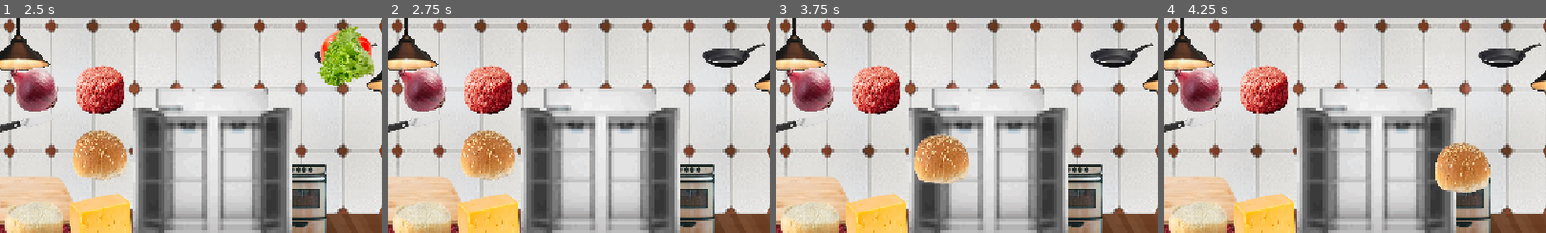
Above: before the commit, frames 1-4 (left to right).
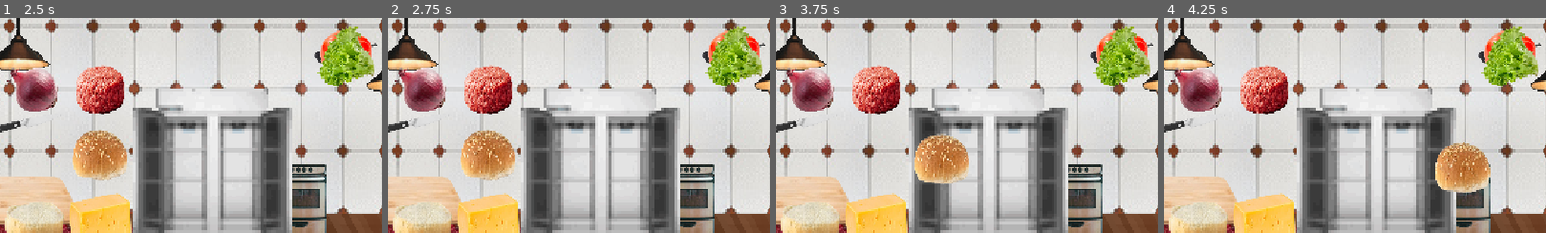
Above: after the commit, the same moments.

Repository: GrossKahn/lemme-cook
Game: Godot game, scene res://scenes/ui/menu.tscn
The game is run twice, just before and just after one commit, with the same random seed, the same clock (stepped at 60 frames per second) and the same inputs.
Inputs (mouse positions are % of the whole screen's width and height, from its top left):
- Up to frame 1 (2.5 s): click "Start" at 0.5 s; tap Enter at 1.25 s; drag from (76, 27) to (24, 50) at 1.27 s; tap Space at 2 s; drag from (24, 50) to (65, 27) at 2.02 s
- Up to frame 2 (2.75 s): no input
- Up to frame 3 (3.75 s): move the mouse to (24, 65) at 2.77 s; click (24, 65) at 2.92 s; tap Enter at 3.5 s; drag from (33, 50) to (59, 53) at 3.52 s
- Up to frame 4 (4.25 s): no input
The pictures show only the part of the screen within x 20-70%, y 18-68%; the shares and areas given below are measured in that part.

Frame 1 is identical in both runs. In frame 2, 3.0% of the frame differs, in the area x 83-98%, y 3-32%; in frame 3, 3.0%; in frame 4, 3.0%.

Commit message:
Expanded Dish Container Logic

Diff:
--- a/scenes/Main.tscn
+++ b/scenes/Main.tscn
@@ -156,7 +156,7 @@
 [node name="GameManager" parent="." unique_id=207368279 instance=ExtResource("7_nxtc6")]
 
 [node name="GameTimer" type="Timer" parent="GameManager" unique_id=222038967]
-wait_time = 15.0
+wait_time = 30.0
 autostart = true
 
 [node name="SubmissionArea" type="Area2D" parent="." unique_id=221692160]
--- a/scripts/DishContainer.gd
+++ b/scripts/DishContainer.gd
@@ -67,6 +67,24 @@
 		if _heating and heat <= 200:
 			heat += 5
 			print(heat)
+			if heat >= 150 and ingredients.has("patty_uncooked"):
+				var index = ingredients.find("patty_uncooked")
+
+
+				if index != -1:
+					print("Cooking Patty")
+					ingredients[index] = "cooked_patty"
+
+				var replaced = false
+
+				for i in range(key_tasteness.size()):
+					for j in range(key_tasteness[i].size()):
+						if key_tasteness[i][j] == "patty_uncooked" and not replaced:
+							key_tasteness[i][j] = "cooked_patty"
+							replaced = true
+							break
+
+
 		else:
 			if heat > 0:
 				heat -= 1
@@ -87,12 +105,19 @@
 
 			for area in areas:
 				if area.name == "IngredientArea":
-					print("Ingredient eingesammelt")
-					var parent = area.get_parent()
-					ingredients.append(parent.id)
-					updateTasteValues(parent)
-					parent.queue_free()
-					print(ingredients)
+					var ingredient = area.get_parent()
+
+					# Zustand speichern
+					ingredient._container = self
+					ingredient._in_container = true
+
+					# in Container ziehen (Position bleibt gleich)
+					ingredient.reparent(self, true)
+
+					ingredients.append(ingredient.id)
+					updateTasteValues(ingredient)
+
+					print("Ingredient eingesammelt:", ingredient.id)
 
 
 func _on_input_event(viewport, event, shape_idx):
--- a/scripts/game_manager.gd
+++ b/scripts/game_manager.gd
@@ -13,9 +13,9 @@
 # --- Private Exports ---
 
 var recipes = {
-	"Nudeln mit Pesto": {
-		"key_taste": ["patty_uncooked", "tomato", "onion", "lettuce", "bun_top", "bun_bottom", "cheese"],
-		"ingredients": ["patty_uncooked", "tomato", "onion", "lettuce", "bun_top", "bun_bottom", "cheese"],
+	"Burger": {
+		"key_taste": ["cooked_patty", "tomato", "onion", "lettuce", "bun_top", "bun_bottom", "cheese"],
+		"ingredients": ["cooked_patty", "tomato", "onion", "lettuce", "bun_top", "bun_bottom", "cheese"],
 		"sweetness": 2.4,
 		"sourness": 1.7,
 		"acidity": 2.1,
--- a/scripts/ingredient.gd
+++ b/scripts/ingredient.gd
@@ -18,6 +18,9 @@
 # --- Public Attributes ---
 var id: String
 var key_taste: Array[String]
+
+var _in_container := false
+var _container: Node = null
 
 var sweetness = 0.0
 var acidity = 0.0
@@ -100,6 +103,7 @@
 # Called every frame. 'delta' is the elapsed time since the previous frame.
 func _process(delta: float) -> void:
 	if _dragging:
+		try_drop_out()
 		global_position = get_global_mouse_position() + _offset
 
 
@@ -115,6 +119,11 @@
 			_dragging = false
 # --- Debug Methods ---
 
+func try_drop_out():
+	if _in_container and _dragging:
+		reparent(get_tree().current_scene, true)
+		_in_container = false
+		_container = null
 
 
 func set_size(width: float, height: float) -> void:
